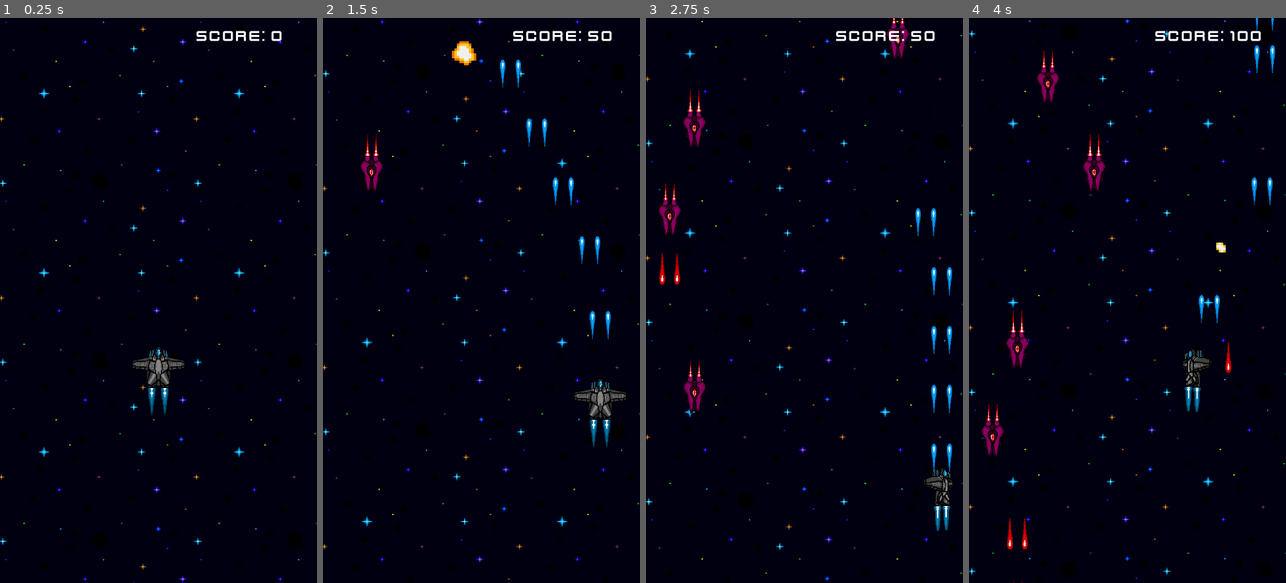
Above: before the commit, frames 1-4 (left to right).
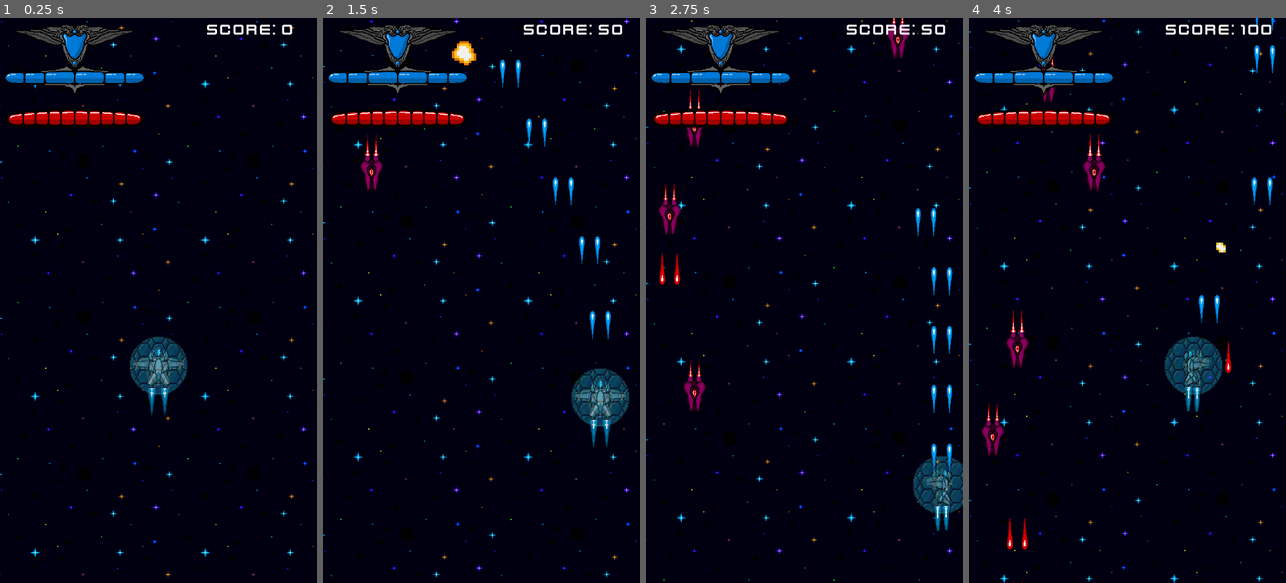
Above: after the commit, the same moments.

Repository: MichaelG-DTE/Final-Godot-DTE-Assessment-Game-Github
Game: Godot game, scene res://Scenes/level_one.tscn
Same seed, same stepped clock (60 frames per second), same inputs: the game is played once before the commit and once after it.
Inputs (mouse positions are in pixels of both pictures, inside the frame that each line leads up to):
- Up to frame 1 (0.25 s): no input
- Up to frame 2 (1.5 s): move the mouse to (551, 272) at 0.52 s; press the mouse at (551, 272) at 0.53 s; hold D (Right) 0.53-1.28 s; move the mouse to (418, 328) at 1.27 s; release the mouse at (418, 328) at 1.28 s; hold S (Down) from 1.28 s (still down); click (418, 328) at 1.35 s
- Up to frame 3 (2.75 s): move the mouse to (836, 176) at 2.02 s; release S (Down) at 2.03 s; press the mouse at (836, 176) at 2.03 s; hold D (Right) from 2.03 s (still down)
- Up to frame 4 (4 s): move the mouse to (1111, 413) at 2.77 s; release D (Right) at 2.78 s; release the mouse at (1111, 413) at 2.78 s; hold W (Up) 2.78-3.53 s; click (1111, 413) at 2.85 s; move the mouse to (1222, 385) at 3.52 s; press the mouse at (1222, 385) at 3.53 s; hold A (Left) from 3.53 s (still down)

The runs differ from the first frame. In frame 1, 5.9% of the frame differs, in the area x 0-100%, y 0-100%; in frame 2, 5.9%; in frame 3, 5.8%; in frame 4, 6.1%.

Commit message:
Added new health and shield bars, added game over screen, added shield for the player, almost figured out wave system.

Diff:
--- /dev/null
+++ b/Scenes/game_over_screen.tscn
@@ -0,0 +1,126 @@
+[gd_scene load_steps=7 format=3 uid="uid://covgw4e8wdvcr"]
+
+[ext_resource type="Script" path="res://Scripts/GameOverScreen.gd" id="1_6byfx"]
+[ext_resource type="FontFile" uid="uid://curv7mnfbfjud" path="res://Assets/Game Assets/kenvector_future.ttf" id="2_77qy6"]
+
+[sub_resource type="StyleBoxFlat" id="StyleBoxFlat_3ylgv"]
+corner_radius_top_left = 35
+corner_radius_top_right = 35
+corner_radius_bottom_right = 35
+corner_radius_bottom_left = 35
+
+[sub_resource type="LabelSettings" id="LabelSettings_38mpj"]
+font = ExtResource("2_77qy6")
+font_size = 80
+
+[sub_resource type="LabelSettings" id="LabelSettings_sxadu"]
+font = ExtResource("2_77qy6")
+font_size = 40
+
+[sub_resource type="LabelSettings" id="LabelSettings_sob2l"]
+font = ExtResource("2_77qy6")
+font_size = 58
+
+[node name="GameOverScreen" type="Control"]
+layout_mode = 3
+anchors_preset = 15
+anchor_right = 1.0
+anchor_bottom = 1.0
+grow_horizontal = 2
+grow_vertical = 2
+script = ExtResource("1_6byfx")
+
+[node name="ColorRect" type="ColorRect" parent="."]
+modulate = Color(1, 1, 1, 0.494118)
+layout_mode = 1
+anchors_preset = 15
+anchor_right = 1.0
+anchor_bottom = 1.0
+grow_horizontal = 2
+grow_vertical = 2
+color = Color(0.123473, 0.123473, 0.123473, 1)
+
+[node name="Panel" type="Panel" parent="."]
+layout_mode = 1
+anchors_preset = 8
+anchor_left = 0.5
+anchor_top = 0.5
+anchor_right = 0.5
+anchor_bottom = 0.5
+offset_left = -347.0
+offset_top = -607.0
+offset_right = 339.0
+offset_bottom = 79.0
+grow_horizontal = 2
+grow_vertical = 2
+theme_override_styles/panel = SubResource("StyleBoxFlat_3ylgv")
+
+[node name="GameOver" type="Label" parent="Panel"]
+layout_mode = 1
+anchors_preset = 5
+anchor_left = 0.5
+anchor_right = 0.5
+offset_left = -350.0
+offset_top = 57.0
+offset_right = 589.0
+offset_bottom = 159.0
+grow_horizontal = 2
+scale = Vector2(0.746555, 0.810293)
+text = "Mission Failed!"
+label_settings = SubResource("LabelSettings_38mpj")
+horizontal_alignment = 1
+
+[node name="TerraIsLost" type="Label" parent="Panel"]
+layout_mode = 1
+anchors_preset = 5
+anchor_left = 0.5
+anchor_right = 0.5
+offset_left = -162.0
+offset_top = 146.0
+offset_right = 156.0
+offset_bottom = 169.0
+grow_horizontal = 2
+text = "Terra is lost
+"
+label_settings = SubResource("LabelSettings_sxadu")
+
+[node name="Score" type="Label" parent="Panel"]
+layout_mode = 1
+anchors_preset = 8
+anchor_left = 0.5
+anchor_top = 0.5
+anchor_right = 0.5
+anchor_bottom = 0.5
+offset_left = -231.0
+offset_top = -112.0
+offset_right = 235.0
+offset_bottom = -46.0
+grow_horizontal = 2
+grow_vertical = 2
+text = "Score: 9999"
+label_settings = SubResource("LabelSettings_sob2l")
+
+[node name="RestartButton" type="Button" parent="Panel"]
+layout_mode = 0
+offset_left = 148.0
+offset_top = 351.0
+offset_right = 551.0
+offset_bottom = 467.0
+theme_override_fonts/font = ExtResource("2_77qy6")
+theme_override_font_sizes/font_size = 45
+text = "Restart
+"
+
+[node name="QuitButton" type="Button" parent="Panel"]
+layout_mode = 0
+offset_left = 149.0
+offset_top = 496.0
+offset_right = 552.0
+offset_bottom = 612.0
+theme_override_fonts/font = ExtResource("2_77qy6")
+theme_override_font_sizes/font_size = 45
+text = "Quit
+"
+
+[connection signal="pressed" from="Panel/RestartButton" to="." method="_on_restart_button_pressed"]
+[connection signal="pressed" from="Panel/QuitButton" to="." method="_on_quit_button_pressed"]
--- a/Scenes/hud.tscn
+++ b/Scenes/hud.tscn
@@ -2,31 +2,14 @@
 
 [ext_resource type="Script" path="res://Scripts/HUD.gd" id="1_jma6v"]
 [ext_resource type="FontFile" uid="uid://curv7mnfbfjud" path="res://Assets/Game Assets/kenvector_future.ttf" id="2_yfgnw"]
-[ext_resource type="Texture2D" uid="uid://bj5ljj6ayamt2" path="res://Assets/Game Assets/Player/Health Bar.png" id="3_pt20v"]
-[ext_resource type="Texture2D" uid="uid://c2qfbgxom24r8" path="res://Assets/Game Assets/Player/Shield Bar.png" id="4_wvwa5"]
+[ext_resource type="Texture2D" uid="uid://bdjh8os3wvcqc" path="res://Assets/Game Assets/Player/New Health Bar.png" id="4_ppd8s"]
+[ext_resource type="Texture2D" uid="uid://cjwcsr46m6s3m" path="res://Assets/Game Assets/Player/Updated Shield Bar(1).png" id="5_gfjk7"]
 [ext_resource type="Texture2D" uid="uid://bwhrt5ovw38mj" path="res://Assets/Game Assets/Wave Warning.png" id="5_q32oo"]
 
 [sub_resource type="LabelSettings" id="LabelSettings_qgdsk"]
 font = ExtResource("2_yfgnw")
 font_size = 80
 outline_color = Color(0, 0, 0, 1)
-
-[sub_resource type="Animation" id="Animation_ux418"]
-resource_name = "WarningFlashing"
-length = 0.9
-step = 0.01
-tracks/0/type = "value"
-tracks/0/imported = false
-tracks/0/enabled = true
-tracks/0/path = NodePath("WaveWarning:modulate")
-tracks/0/interp = 1
-tracks/0/loop_wrap = true
-tracks/0/keys = {
-"times": PackedFloat32Array(0, 0.45, 0.9),
-"transitions": PackedFloat32Array(1, 1, 1),
-"update": 0,
-"values": [Color(1, 1, 1, 1), Color(1, 1, 1, 0), Color(1, 1, 1, 1)]
-}
 
 [sub_resource type="Animation" id="Animation_gtm3d"]
 length = 0.001
@@ -77,6 +60,24 @@
 "transitions": PackedFloat32Array(1),
 "update": 0,
 "values": [Color(1, 1, 1, 1)]
+}
+
+[sub_resource type="Animation" id="Animation_ux418"]
+resource_name = "WarningFlashing"
+length = 0.9
+loop_mode = 1
+step = 0.01
+tracks/0/type = "value"
+tracks/0/imported = false
+tracks/0/enabled = true
+tracks/0/path = NodePath("WaveWarning:modulate")
+tracks/0/interp = 1
+tracks/0/loop_wrap = true
+tracks/0/keys = {
+"times": PackedFloat32Array(0, 0.45, 0.9),
+"transitions": PackedFloat32Array(1, 1, 1),
+"update": 0,
+"values": [Color(1, 1, 1, 1), Color(1, 1, 1, 0), Color(1, 1, 1, 1)]
 }
 
 [sub_resource type="Animation" id="Animation_p7kx5"]
@@ -152,30 +153,15 @@
 layout_mode = 1
 anchors_preset = 10
 anchor_right = 1.0
-offset_left = 234.0
-offset_top = 25.0
-offset_right = 234.0
-offset_bottom = 88.0
+offset_left = 264.0
+offset_top = 7.0
+offset_right = 264.0
+offset_bottom = 70.0
 grow_horizontal = 2
 theme_override_fonts/font = ExtResource("2_yfgnw")
 theme_override_font_sizes/font_size = 45
 text = "Score: 9999"
 horizontal_alignment = 1
-
-[node name="HealthBar" type="Sprite2D" parent="."]
-visible = false
-position = Vector2(231, 68)
-scale = Vector2(2.0625, 2.0625)
-texture = ExtResource("3_pt20v")
-hframes = 2
-vframes = 5
-
-[node name="ShieldBar" type="Sprite2D" parent="."]
-visible = false
-position = Vector2(224.406, 195.5)
-scale = Vector2(2.45313, 2.45313)
-texture = ExtResource("4_wvwa5")
-vframes = 6
 
 [node name="WaveWarning" type="Sprite2D" parent="."]
 visible = false
@@ -197,6 +183,7 @@
 
 [node name="Wave 2" type="Label" parent="."]
 visible = false
+layout_mode = 0
 offset_left = 267.0
 offset_top = 638.0
 offset_right = 639.0
@@ -208,6 +195,7 @@
 
 [node name="Wave 3" type="Label" parent="."]
 visible = false
+layout_mode = 0
 offset_left = 267.0
 offset_top = 638.0
 offset_right = 639.0
@@ -222,3 +210,17 @@
 libraries = {
 "": SubResource("AnimationLibrary_t0qlg")
 }
+
+[node name="NewHealthBar" type="Sprite2D" parent="."]
+position = Vector2(212.094, 284.019)
+scale = Vector2(1.30562, 1.30562)
+texture = ExtResource("4_ppd8s")
+hframes = 2
+vframes = 6
+
+[node name="UpdatedShieldBar(1)" type="Sprite2D" parent="."]
+position = Vector2(212.094, 126.019)
+scale = Vector2(1.41274, 1.41274)
+texture = ExtResource("5_gfjk7")
+hframes = 2
+vframes = 5
--- a/Scenes/level_one.tscn
+++ b/Scenes/level_one.tscn
@@ -1,10 +1,11 @@
-[gd_scene load_steps=10 format=3 uid="uid://ccci6yu4n1p5n"]
+[gd_scene load_steps=11 format=3 uid="uid://ccci6yu4n1p5n"]
 
 [ext_resource type="Script" path="res://Scripts/level_one.gd" id="1_8c86t"]
 [ext_resource type="PackedScene" uid="uid://dx4avp3lndswk" path="res://Scenes/player.tscn" id="1_620ks"]
 [ext_resource type="PackedScene" uid="uid://bxku0qlg6n3ny" path="res://Scenes/hud.tscn" id="2_hpc5o"]
 [ext_resource type="Texture2D" uid="uid://rwna8mkqkuoa" path="res://Assets/Game Assets/Space_BG (2 frames) (64 x 64).png" id="2_oss7l"]
 [ext_resource type="PackedScene" uid="uid://4pwqojn2wtyb" path="res://Scenes/xantarian_fightercraft.tscn" id="4_vxc3a"]
+[ext_resource type="PackedScene" uid="uid://covgw4e8wdvcr" path="res://Scenes/game_over_screen.tscn" id="5_s5oaj"]
 [ext_resource type="PackedScene" uid="uid://cbjr3pu0m2hjr" path="res://Scenes/xantarian_skimmer.tscn" id="6_j5xpc"]
 
 [sub_resource type="Animation" id="Animation_gowww"]
@@ -56,10 +57,13 @@
 [node name="HUD" parent="UI_Layer" instance=ExtResource("2_hpc5o")]
 metadata/_edit_use_anchors_ = true
 
+[node name="GameOverScreen" parent="UI_Layer" instance=ExtResource("5_s5oaj")]
+visible = false
+
 [node name="Background" type="Sprite2D" parent="."]
 texture_repeat = 2
 position = Vector2(-72, 0)
-scale = Vector2(4.328, 3.96324)
+scale = Vector2(3.774, 3.45593)
 texture = ExtResource("2_oss7l")
 centered = false
 region_enabled = true
--- a/Scenes/player.tscn
+++ b/Scenes/player.tscn
@@ -1,9 +1,10 @@
-[gd_scene load_steps=20 format=3 uid="uid://dx4avp3lndswk"]
+[gd_scene load_steps=21 format=3 uid="uid://dx4avp3lndswk"]
 
 [ext_resource type="Script" path="res://Scripts/player.gd" id="1_nwuut"]
 [ext_resource type="Texture2D" uid="uid://b2yuyabp41b3j" path="res://Assets/Game Assets/Player/Terran Sydicate Fighter.png" id="1_rfm0q"]
 [ext_resource type="Texture2D" uid="uid://cbaegknj64ytf" path="res://Assets/Game Assets/Player/Completed Thrusters.png" id="2_21gws"]
 [ext_resource type="Texture2D" uid="uid://bocc80r7iyx3x" path="res://Assets/Game Assets/Explosion Asset.png" id="5_2g7y4"]
+[ext_resource type="PackedScene" uid="uid://do5jy3g13s7c0" path="res://Scenes/player_shield.tscn" id="5_x067j"]
 
 [sub_resource type="AtlasTexture" id="AtlasTexture_6vbp8"]
 atlas = ExtResource("1_rfm0q")
@@ -285,3 +286,7 @@
 
 [node name="PewPew" type="Marker2D" parent="."]
 position = Vector2(0, -48.83)
+
+[node name="PlayerShield" parent="." instance=ExtResource("5_x067j")]
+position = Vector2(0, -9.6375)
+scale = Vector2(0.939924, 0.943312)
--- /dev/null
+++ b/Scenes/player_shield.tscn
@@ -0,0 +1,20 @@
+[gd_scene load_steps=4 format=3 uid="uid://do5jy3g13s7c0"]
+
+[ext_resource type="Texture2D" uid="uid://8ocup40uulkj" path="res://Assets/Game Assets/Player/Shield.png" id="1_0qlid"]
+[ext_resource type="Script" path="res://Scripts/player_shield.gd" id="1_fyngq"]
+
+[sub_resource type="CircleShape2D" id="CircleShape2D_rf256"]
+radius = 56.0357
+
+[node name="PlayerShield" type="Area2D"]
+modulate = Color(1, 1, 1, 0.564706)
+scale = Vector2(0.808414, 0.802799)
+script = ExtResource("1_fyngq")
+
+[node name="Shield" type="Sprite2D" parent="."]
+modulate = Color(1, 1, 1, 0.564706)
+texture = ExtResource("1_0qlid")
+
+[node name="CollisionShape2D" type="CollisionShape2D" parent="."]
+modulate = Color(1, 1, 1, 0.564706)
+shape = SubResource("CircleShape2D_rf256")
--- /dev/null
+++ b/Scripts/GameOverScreen.gd
@@ -0,0 +1,12 @@
+extends Control
+
+
+func _on_quit_button_pressed():
+	get_tree().quit()
+
+func _on_restart_button_pressed():
+	GlobalVar.score = 0
+	get_tree().reload_current_scene()
+
+func set_score(score):
+	$Panel/Score.text = "Score: " + str(GlobalVar.score)
--- a/Scripts/level_one.gd
+++ b/Scripts/level_one.gd
@@ -8,10 +8,11 @@
 @onready var laser_container = $laser_container
 @onready var enemy_container = $enemy_container
 @onready var hud = $UI_Layer/HUD
+@onready var gos = $UI_Layer/GameOverScreen
 @onready var screensize = get_viewport_rect().size
 @export var level = 1
 @export var waves = 3
-@export var wave_warning_timer = 10
+@export var wave_warning_timer = 7
 
 var player = null
 
@@ -70,9 +71,14 @@
 #womp womp you died
 func _on_player_killed():
 	print("game over")
+	gos.set_score(GlobalVar.score)
+	await get_tree().create_timer(2.25).timeout
+	gos.visible = true
 
 func _on_end_of_wave_timeout():
 	waves -= 1
-	for e in enemy_container.get_children():
-		e.queue_free()
 	print("wave finished")
+	$EnemySpawnTimer.stop()
+	await get_tree().create_timer(1).timeout
+	await get_tree().create_timer(wave_warning_timer).timeout
+	$EnemySpawnTimer.start()
--- /dev/null
+++ b/Scripts/player_shield.gd
@@ -0,0 +1,3 @@
+extends Area2D
+
+@export var shield_health = 7
Binary file added: Assets/Game Assets/Player/New Health Bar.png
Not shown, added: Assets/Game Assets/Player/New Health Bar.png.import
Binary file added: Assets/Game Assets/Player/Updated Shield Bar(1).png
Not shown, added: Assets/Game Assets/Player/Updated Shield Bar(1).png.import
